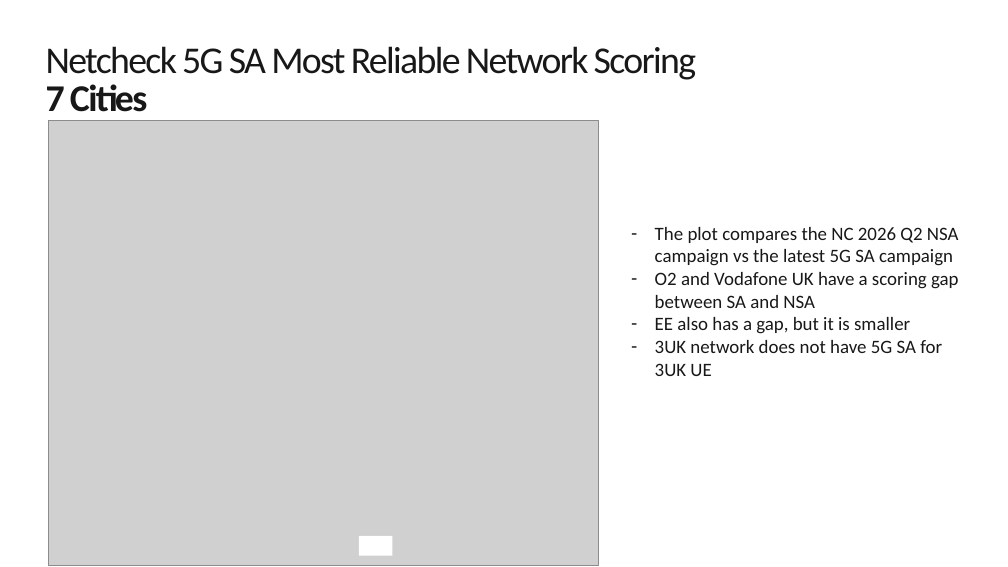
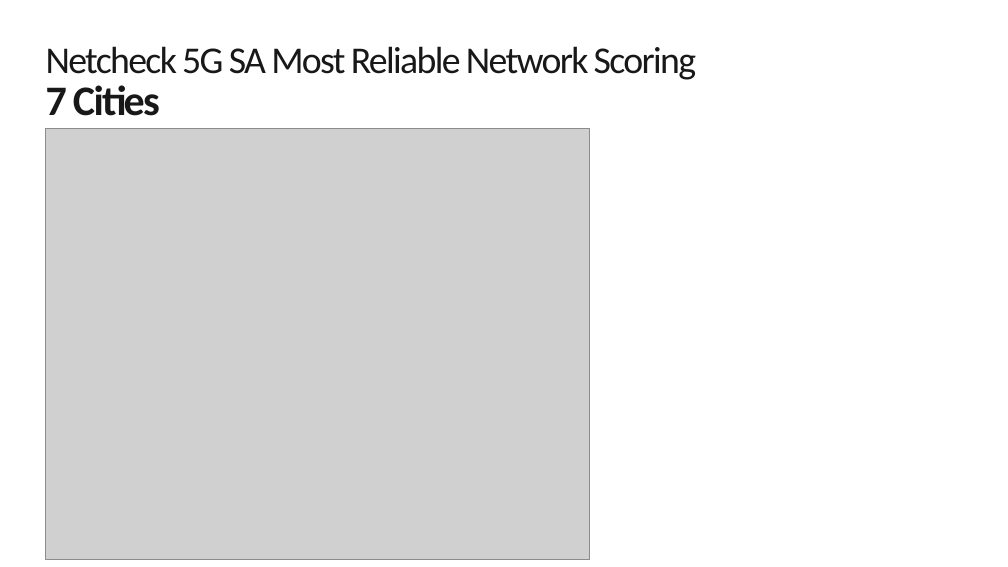
Before and after one commit to jaimetur/DashboardAnalytic, a slide deck: slide 6 of assets/templates/Template_CDR_SA_analysis.pptx. Drawn at 1008x567 pixels with LibreOffice and Linux fonts; fonts in the diff are those of the drawing; grey boxes stand for pictures; background and template pictures are left out. Boxes give left, top, right and bottom in pixels: in the first picture for what was removed or moved away, otherwise in the second. Text is boxed around its words. In the diff, an @@ line names an element or a change of style, - is before the commit and + after.

```diff
--- a/assets/templates/Template_CDR_SA_analysis.pptx
+++ b/assets/templates/Template_CDR_SA_analysis.pptx
@@ title "Netcheck 5G SA Most Reliable ..." at (46, 46, 696, 116): size 36 to 40 pt in "7 Cities" @@
@@ picture: place and size @@
-picture at (48, 121, 599, 566)
+picture at (45, 129, 589, 559)
@@ text removed at (655, 227, 959, 376) @@
-– The plot compares the NC 2026 Q2 NSA campaign vs the latest 5G SA campaign
-– O2 and Vodafone UK have a scoring gap between SA and NSA
-– EE also has a gap, but it is smaller
-– 3UK network does not have 5G SA for 3UK UE
@@ rectangle removed at (359, 536, 392, 556) @@
```
Also in this commit, not shown: 2 other slides changed, 1 other file.
